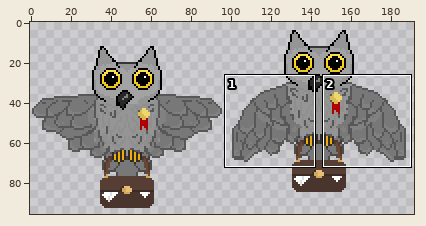
Sprite sheet: CCGJ2022/Assets/Resources/Sprites/owl.png. Above: a wide view before the commit, with the close-up outlined.
Close-up. Before the edit:
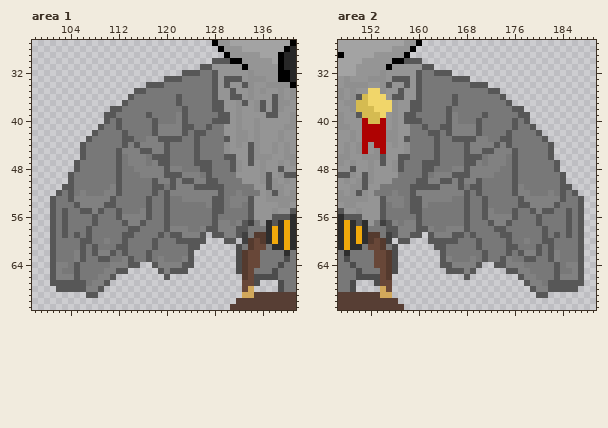
The file is 192x96 pixels. Colours within 5 levels of each other are drawn and written as one. Shown: area 1: x 98..141, y 27..71; area 2: x 147..189, y 27..71. The commit also changed other parts of the picture, which this record leaves out.
After the commit:
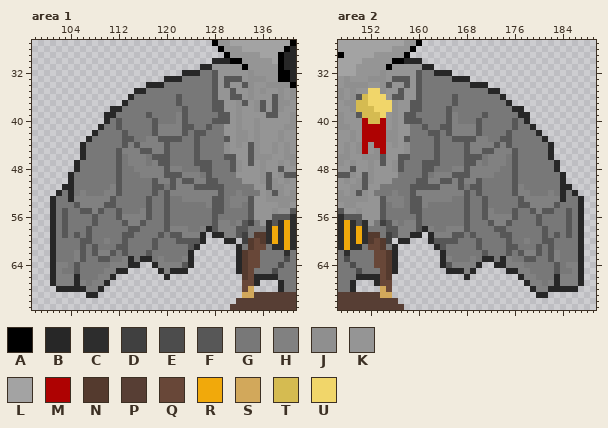
Palette (. is transparent): A #000000  B #272727  C #2d2d2d  D #404040  E #4c4c4c  F #575757  G #787878  H #818181  J #8f8f8f  K #959595  L #a3a3a3  M #ae0202  N #543a2e  P #573e34  Q #684738  R #f1a90b  S #d2a85b  T #d5bb51  U #f1d66a
Change:
Changed rows in their new state; - is an unchanged pixel.
Area 1:
first column x 101:
30 ---------------------------BBB---------
31 -------------------------BB------------
32 ----------------------BBB--------------
33 -------------------BBB-----------------
34 ----------------BBB--------------------
35 --------------BB-----------------------
36 -------------B-------------------------
37 ------------B--------------------------
38 ----------BB---------------------------
39 ---------BB----------------------------
40 ---------B-----------------------------
41 --------B------------------------------
42 -------B-------------------------------
43 ------B--------------------------------
44 -----B---------------------------------
45 -----B---------------------------------
46 -----B---------------------------------
47 ----B----------------------------------
48 ----B----------------------------------
49 ---B-----------------------------------
50 ---B-----------------------------------
51 --BB-----------------------------------
52 -B-B-----------------------------------
53 B--B-----------------------------------
54 B--------------------------------------
55 B--------------------------------------
56 B--------------------------------------
57 B--------------------------------------
58 B-------------------------B------------
59 B------------------------B-BB----------
60 B------------------------B---BB--------
61 B-----------------------B------B-------
62 B----------------------B-------B-------
63 B------------B-BB------B-------B-------
64 B------------BB--B-----B-------B-------
65 B----------BB-----B-BBB--------B-------
66 B---B-----B--------B--------------BBBB-
67 BHHHBH---B------------------------B---B
68 -BBBBB--B-----------------------------B
69 ------BB-------------------------------
Area 2:
first column x 149:
30 ---------BBB---------------------------
31 ------------BB-------------------------
32 --------------BBB----------------------
33 -----------------BBB-------------------
34 --------------------BBB----------------
35 -----------------------BB--------------
36 -------------------------B-------------
37 --------------------------B------------
38 ---------------------------BB----------
39 ----------------------------BB---------
40 -----------------------------B---------
41 ------------------------------B--------
42 -------------------------------B-------
43 --------------------------------B------
44 ---------------------------------B-----
45 ---------------------------------B-----
46 ---------------------------------B-----
47 ----------------------------------B----
48 ----------------------------------B----
49 -----------------------------------B---
50 -----------------------------------B---
51 -----------------------------------BB--
52 -----------------------------------B-B-
53 -----------------------------------B--B
54 --------------------------------------B
55 --------------------------------------B
56 --------------------------------------B
57 --------------------------------------B
58 ------------B-------------------------B
59 ----------BB-B------------------------B
60 --------BB---B------------------------B
61 -------B------B-----------------------B
62 -------B-------B----------------------B
63 -------B-------B------BB-B------------B
64 -------B-------B-----B--BB------------B
65 -------B--------BBB-B-----BB----------B
66 -BBBB--------------B--------B-----B---B
67 B---B------------------------B---HBHHHB
68 B-----------------------------B--BBBBB-
69 -------------------------------BB------
